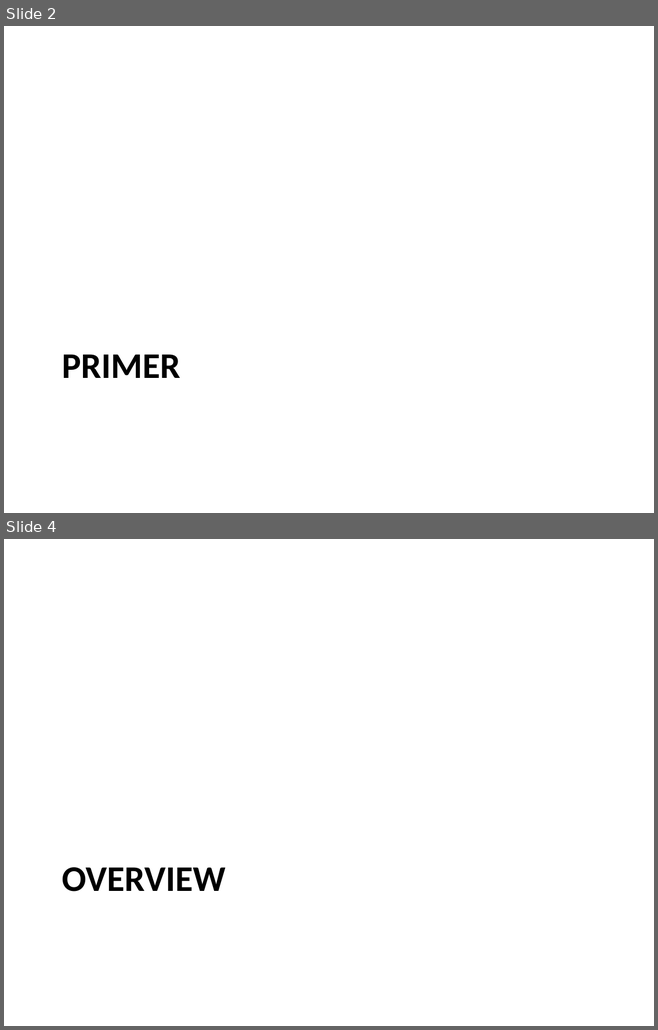
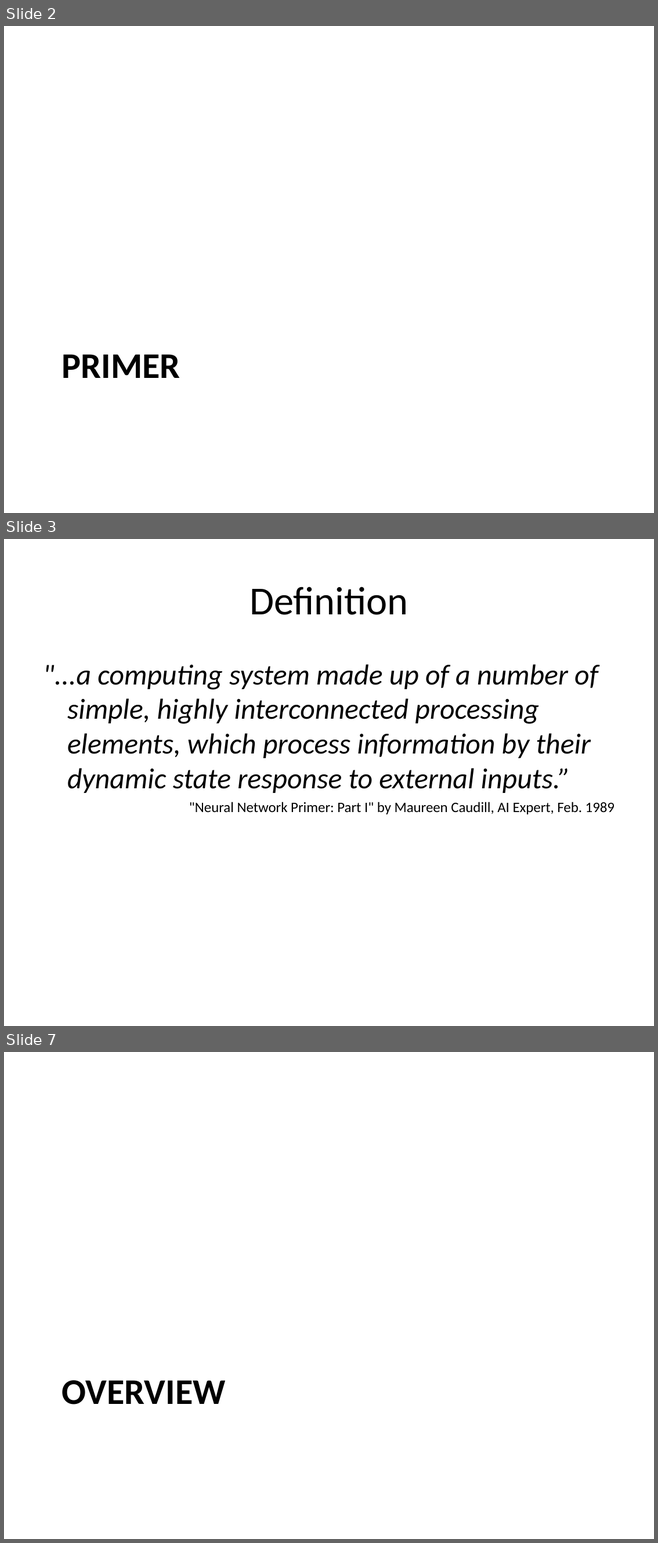
Before and after one commit to mazzas/School, a slide deck: SE4910/Project/Neural Network Toolbox.ppt. Shown one above the other, each under a label of ours: slides 2 and 4 before the commit, slides 2, 3 and 7 after it; the slides between them are not shown. The pictures are 658x1030 and 658x1543 pixels, drawn with LibreOffice and Linux fonts; fonts in the diff are those of the drawing. Boxes give left, top, right and bottom in pixels: in the first picture for what was removed or moved away, otherwise in the second. Text is boxed around its words. In the diff, an @@ line names an element or a change of style, - is before the commit and + after.

```diff
--- a/SE4910/Project/Neural Network Toolbox.ppt
+++ b/SE4910/Project/Neural Network Toolbox.ppt
@@ slide 3 added at (x1=4, y1=539, x2=654, y2=1026), background #FFFFFF @@
@@ title added at (x1=249, y1=587, x2=408, y2=615), 44 pt, text #000000 @@
+Definition
@@ text added at (x1=43, y1=664, x2=614, y2=815), 32 pt, text #000000, italic @@
+"...a computing system made up of a number of simple, highly interconnected processing elements, which process information by their dynamic state response to external inputs.”
+"Neural Network Primer: Part I" by Maureen Caudill, AI Expert, Feb. 1989
@@ what was slide 4 is now slide 7 @@
```
Also in this commit, not shown: 9 slides changed, 4 other slides added, 2 slides removed, 1 other file.
